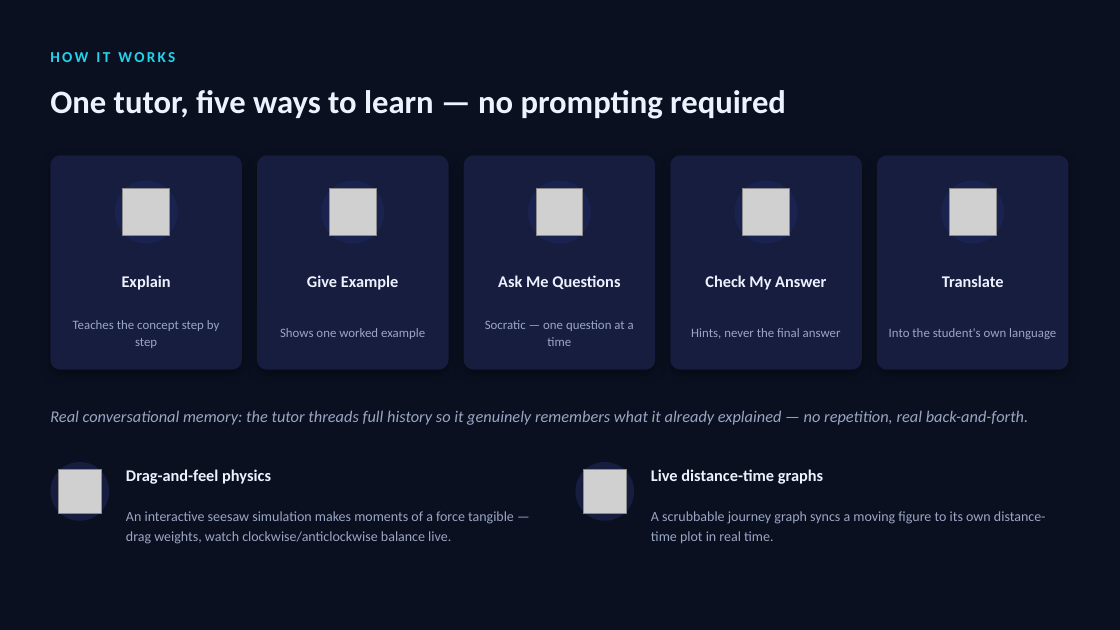
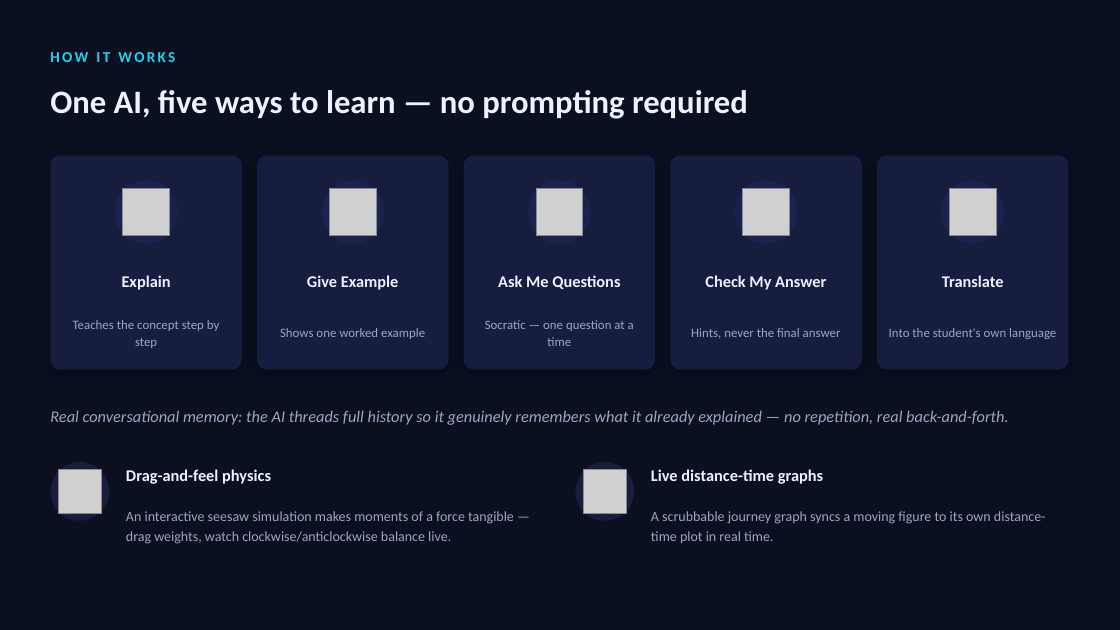
Before and after one commit to usermanoj/ESLTech, a slide deck: slide 4 of docs/Verity-AI-Pitch-Deck.pptx. Drawn at 1120x630 pixels with LibreOffice and Linux fonts; fonts in the diff are those of the drawing; grey boxes stand for pictures. Boxes give left, top, right and bottom in pixels: in the first picture for what was removed or moved away, otherwise in the second. Text is boxed around its words. In the diff, an @@ line names an element or a change of style, - is before the commit and + after.

```diff
--- a/docs/Verity-AI-Pitch-Deck.pptx
+++ b/docs/Verity-AI-Pitch-Deck.pptx
@@ text at <box>50,90,748,119</box>: text changed @@
-One tutor, five ways to learn — no prompting required
+One AI, five ways to learn — no prompting required
@@ text at <box>50,410,1008,425</box>: text changed @@
-Real conversational memory: the tutor threads full history so it genuinely remembers what it already explained — no repetition, real back-and-forth.
+Real conversational memory: the AI threads full history so it genuinely remembers what it already explained — no repetition, real back-and-forth.
```
Also in this commit, not shown: 2 other slides changed, 9 other files.
